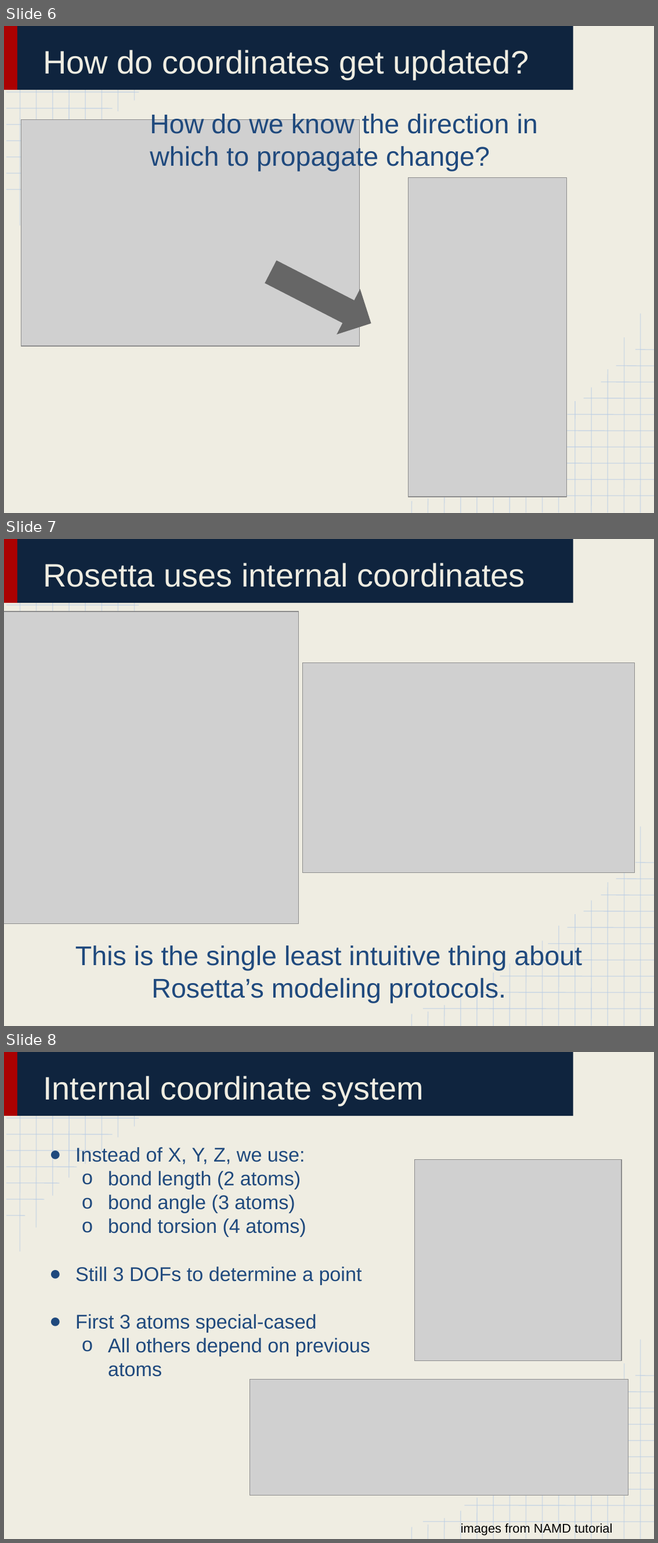
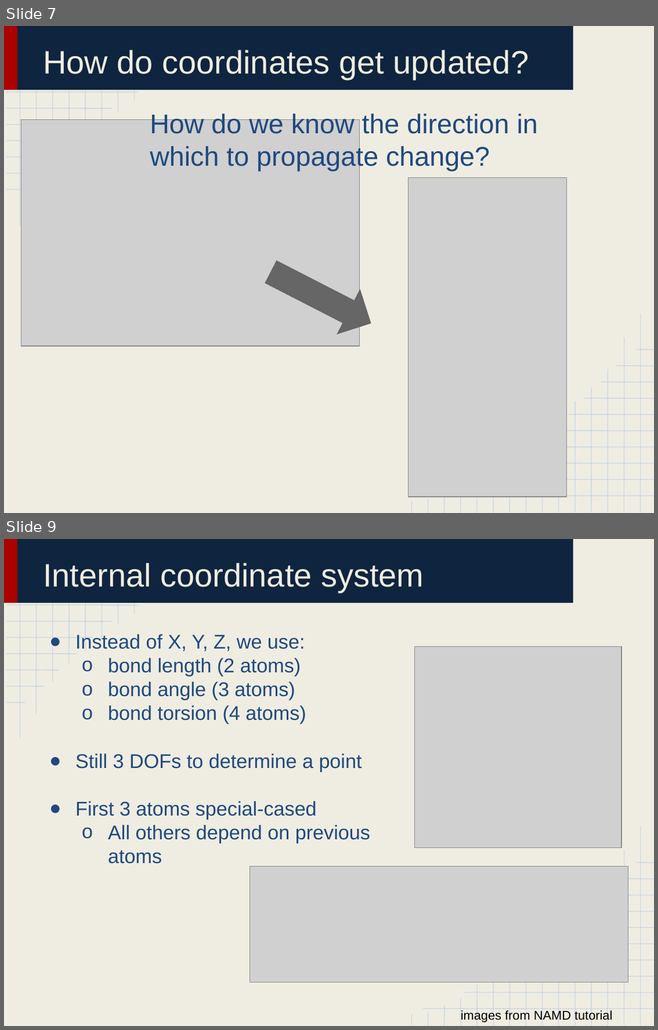
Before and after one commit to huabaiuw/prepare_bootcamp_2016_Aug, a slide deck: Lab Lecture 4_ Fold Tree.pptx. Shown one above the other, each under a label of ours: slides 6, 7 and 8 before the commit, slides 7 and 9 after it; the slides between them are not shown. The pictures are 658x1543 and 658x1030 pixels, drawn with LibreOffice and Linux fonts; fonts in the diff are those of the drawing; grey boxes stand for pictures. Boxes give left, top, right and bottom in pixels: in the first picture for what was removed or moved away, otherwise in the second. Text is boxed around its words. In the diff, an @@ line names an element or a change of style, - is before the commit and + after.

```diff
--- a/Lab Lecture 4_ Fold Tree.pptx
+++ b/Lab Lecture 4_ Fold Tree.pptx
@@ slide 7 removed at <box>4,539,654,1026</box>, background #EFEDE2; not listed: 46 template elements that a slide beside it also shows @@
@@ title removed at <box>43,563,524,587</box> @@
-Rosetta uses internal coordinates
@@ picture removed at <box>4,611,298,924</box> @@
@@ picture removed at <box>302,663,634,873</box> @@
@@ text removed at <box>75,946,582,1003</box> @@
-This is the single least intuitive thing about Rosetta’s modeling protocols.
@@ what was slide 6 is now slide 7 @@
@@ what was slide 8 is now slide 9 @@
```
Also in this commit, not shown: 5 slides changed, 2 slides added, 1 other slide removed, 5 other files.
